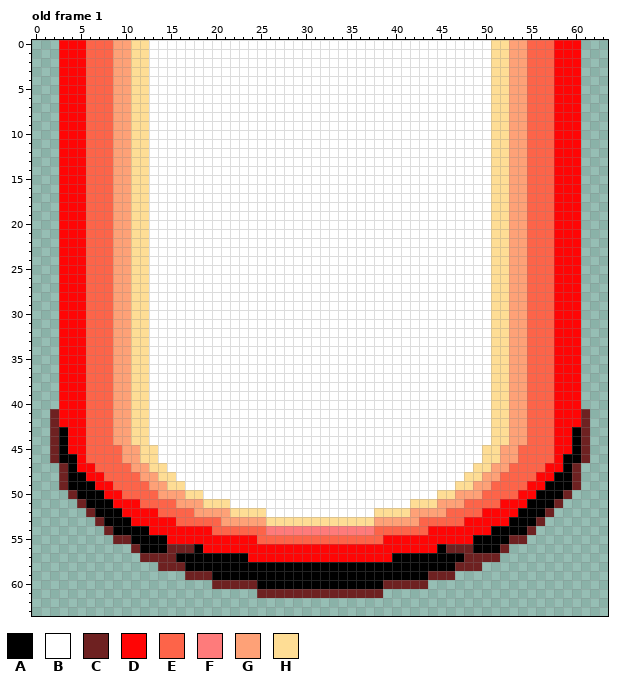
Pixel-art file -- build/html5/satanicCircle.ase. The picture above was drawn from the file before the commit.
64x64 pixels, 2 frames. Shown: old frame 1. The commit also changed other frames, which this record leaves out.
Visible layers, top first: "beam", "Layer 2", "satanicCircle".
Palette (. is transparent): A #000000  B #ffffff  C #6e2121  D #ff0505  E #fd6449  F #fe7b7b  G #fea177  H #fedd95
Pixels before, old frame 1 (only the part around the change), first column x 0:
 0 ...DDDEEEGGHHBBBBBBBBBBBBBBBBBBBBBBBBBBBBBBBBBBBBBBHHGGEEEDDD...
 1 ...DDDEEEGGHHBBBBBBBBBBBBBBBBBBBBBBBBBBBBBBBBBBBBBBHHGGEEEDDD...
 2 ...DDDEEEGGHHBBBBBBBBBBBBBBBBBBBBBBBBBBBBBBBBBBBBBBHHGGEEEDDD...
 3 ...DDDEEEGGHHBBBBBBBBBBBBBBBBBBBBBBBBBBBBBBBBBBBBBBHHGGEEEDDD...
 4 ...DDDEEEGGHHBBBBBBBBBBBBBBBBBBBBBBBBBBBBBBBBBBBBBBHHGGEEEDDD...
 5 ...DDDEEEGGHHBBBBBBBBBBBBBBBBBBBBBBBBBBBBBBBBBBBBBBHHGGEEEDDD...
 6 ...DDDEEEGGHHBBBBBBBBBBBBBBBBBBBBBBBBBBBBBBBBBBBBBBHHGGEEEDDD...
 7 ...DDDEEEGGHHBBBBBBBBBBBBBBBBBBBBBBBBBBBBBBBBBBBBBBHHGGEEEDDD...
 8 ...DDDEEEGGHHBBBBBBBBBBBBBBBBBBBBBBBBBBBBBBBBBBBBBBHHGGEEEDDD...
 9 ...DDDEEEGGHHBBBBBBBBBBBBBBBBBBBBBBBBBBBBBBBBBBBBBBHHGGEEEDDD...
10 ...DDDEEEGGHHBBBBBBBBBBBBBBBBBBBBBBBBBBBBBBBBBBBBBBHHGGEEEDDD...
11 ...DDDEEEGGHHBBBBBBBBBBBBBBBBBBBBBBBBBBBBBBBBBBBBBBHHGGEEEDDD...
12 ...DDDEEEGGHHBBBBBBBBBBBBBBBBBBBBBBBBBBBBBBBBBBBBBBHHGGEEEDDD...
13 ...DDDEEEGGHHBBBBBBBBBBBBBBBBBBBBBBBBBBBBBBBBBBBBBBHHGGEEEDDD...
14 ...DDDEEEGGHHBBBBBBBBBBBBBBBBBBBBBBBBBBBBBBBBBBBBBBHHGGEEEDDD...
15 ...DDDEEEGGHHBBBBBBBBBBBBBBBBBBBBBBBBBBBBBBBBBBBBBBHHGGEEEDDD...
16 ...DDDEEEGGHHBBBBBBBBBBBBBBBBBBBBBBBBBBBBBBBBBBBBBBHHGGEEEDDD...
17 ...DDDEEEGGHHBBBBBBBBBBBBBBBBBBBBBBBBBBBBBBBBBBBBBBHHGGEEEDDD...
18 ...DDDEEEGGHHBBBBBBBBBBBBBBBBBBBBBBBBBBBBBBBBBBBBBBHHGGEEEDDD...
19 ...DDDEEEGGHHBBBBBBBBBBBBBBBBBBBBBBBBBBBBBBBBBBBBBBHHGGEEEDDD...
20 ...DDDEEEGGHHBBBBBBBBBBBBBBBBBBBBBBBBBBBBBBBBBBBBBBHHGGEEEDDD...
21 ...DDDEEEGGHHBBBBBBBBBBBBBBBBBBBBBBBBBBBBBBBBBBBBBBHHGGEEEDDD...
22 ...DDDEEEGGHHBBBBBBBBBBBBBBBBBBBBBBBBBBBBBBBBBBBBBBHHGGEEEDDD...
23 ...DDDEEEGGHHBBBBBBBBBBBBBBBBBBBBBBBBBBBBBBBBBBBBBBHHGGEEEDDD...
24 ...DDDEEEGGHHBBBBBBBBBBBBBBBBBBBBBBBBBBBBBBBBBBBBBBHHGGEEEDDD...
25 ...DDDEEEGGHHBBBBBBBBBBBBBBBBBBBBBBBBBBBBBBBBBBBBBBHHGGEEEDDD...
26 ...DDDEEEGGHHBBBBBBBBBBBBBBBBBBBBBBBBBBBBBBBBBBBBBBHHGGEEEDDD...
27 ...DDDEEEGGHHBBBBBBBBBBBBBBBBBBBBBBBBBBBBBBBBBBBBBBHHGGEEEDDD...
28 ...DDDEEEGGHHBBBBBBBBBBBBBBBBBBBBBBBBBBBBBBBBBBBBBBHHGGEEEDDD...
29 ...DDDEEEGGHHBBBBBBBBBBBBBBBBBBBBBBBBBBBBBBBBBBBBBBHHGGEEEDDD...
30 ...DDDEEEGGHHBBBBBBBBBBBBBBBBBBBBBBBBBBBBBBBBBBBBBBHHGGEEEDDD...
31 ...DDDEEEGGHHBBBBBBBBBBBBBBBBBBBBBBBBBBBBBBBBBBBBBBHHGGEEEDDD...
32 ...DDDEEEGGHHBBBBBBBBBBBBBBBBBBBBBBBBBBBBBBBBBBBBBBHHGGEEEDDD...
33 ...DDDEEEGGHHBBBBBBBBBBBBBBBBBBBBBBBBBBBBBBBBBBBBBBHHGGEEEDDD...
34 ...DDDEEEGGHHBBBBBBBBBBBBBBBBBBBBBBBBBBBBBBBBBBBBBBHHGGEEEDDD...
35 ...DDDEEEGGHHBBBBBBBBBBBBBBBBBBBBBBBBBBBBBBBBBBBBBBHHGGEEEDDD...
36 ...DDDEEEGGHHBBBBBBBBBBBBBBBBBBBBBBBBBBBBBBBBBBBBBBHHGGEEEDDD...
37 ...DDDEEEGGHHBBBBBBBBBBBBBBBBBBBBBBBBBBBBBBBBBBBBBBHHGGEEEDDD...
38 ...DDDEEEGGHHBBBBBBBBBBBBBBBBBBBBBBBBBBBBBBBBBBBBBBHHGGEEEDDD...
39 ...DDDEEEGGHHBBBBBBBBBBBBBBBBBBBBBBBBBBBBBBBBBBBBBBHHGGEEEDDD...
40 ...DDDEEEGGHHBBBBBBBBBBBBBBBBBBBBBBBBBBBBBBBBBBBBBBHHGGEEEDDD...
41 ..CDDDEEEGGHHBBBBBBBBBBBBBBBBBBBBBBBBBBBBBBBBBBBBBBHHGGEEEDDDC..
42 ..CDDDEEEGGHHBBBBBBBBBBBBBBBBBBBBBBBBBBBBBBBBBBBBBBHHGGEEEDDDC..
43 ..CADDEEEGGHHBBBBBBBBBBBBBBBBBBBBBBBBBBBBBBBBBBBBBBHHGGEEEDDAC..
44 ..CADDEEEGGHHBBBBBBBBBBBBBBBBBBBBBBBBBBBBBBBBBBBBBBHHGGEEEDDAC..
45 ..CADDEEEEGGHHBBBBBBBBBBBBBBBBBBBBBBBBBBBBBBBBBBBBHHGGEEEEDDAC..
46 ..CAADEEEEGGHHBBBBBBBBBBBBBBBBBBBBBBBBBBBBBBBBBBBBHHGGEEEEDAAC..
47 ...CADDEEEEGGHHBBBBBBBBBBBBBBBBBBBBBBBBBBBBBBBBBBHHGGEEEEDDAC...
48 ...CAADDEEEEGGHHBBBBBBBBBBBBBBBBBBBBBBBBBBBBBBBBHHGGEEEEDDAAC...
49 ...CAAADDEEEEGGHHBBBBBBBBBBBBBBBBBBBBBBBBBBBBBBHHGGEEEEDDAAAC...
50 ....CAAADDEEEEGGGHHBBBBBBBBBBBBBBBBBBBBBBBBBBHHGGGEEEEDDAAAC....
51 .....CAAADDDEEEEGGGHHHBBBBBBBBBBBBBBBBBBBBHHHGGGEEEEDDDAAAC.....
52 ......CAAADDDDEEEEGGGGHHHHBBBBBBBBBBBBHHHHGGGGEEEEDDDDAAAC......
53 .......CAAADDDDDEEEEEGGGGGHHHHHHHHHHHHGGGGGEEEEEDDDDDAAAC.......
54 ........CAAAADDDDDDDEEEEEEFFFFFFFFFFFFEEEEEEDDDDDDDAAAAC........
55 .........CCAAAADDDDDDDDDDEEEEEEEEEEEEEEDDDDDDDDDDAAAACC.........
56 ...........CAAACCCADDDDDDDDDDDDDDDDDDDDDDDDDDACCCAAAC...........
57 ............CCCCAAAAAAAADDDDDDDDDDDDDDDDAAAAAAAACCCC............
58 ..............CCCAAAAAAAAAAAAAAAAAAAAAAAAAAAAAACCC..............
59 .................CCCAAAAAAAAAAAAAAAAAAAAAAAACCC.................
60 ....................CCCCCAAAAAAAAAAAAAACCCCC....................
61 .........................CCCCCCCCCCCCCC.........................
62 ................................................................
63 ................................................................
And afterwards:
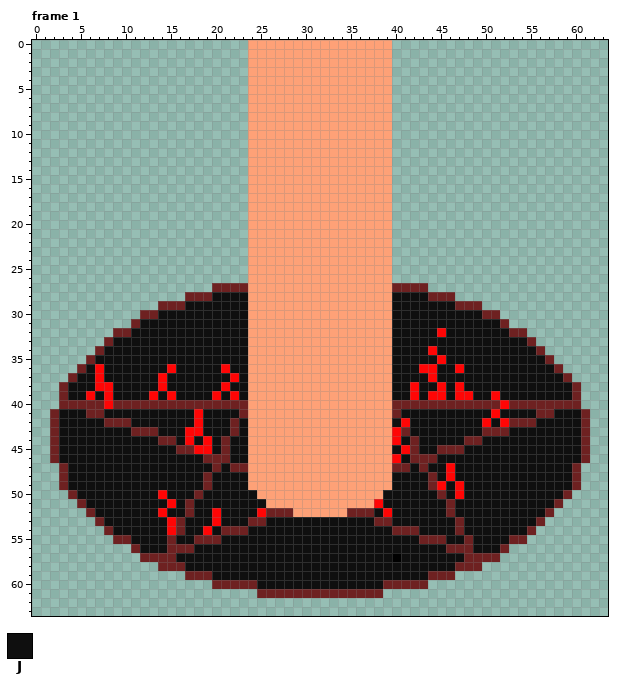
Colours new in this view: J #0f0f0f
A new or re-ordered frame is compared with the old frame closest to it.
Changes in this commit:
frames 2 -> 4
Changed rows in their new state; - is an unchanged pixel.
Frame 1 is new; against old frame 1, layers "beam", "satanicCircle":
first column x 3:
 0 .....................GGGGGGGGGGGGGGGG.....................
 1 .....................GGGGGGGGGGGGGGGG.....................
 2 .....................GGGGGGGGGGGGGGGG.....................
 3 .....................GGGGGGGGGGGGGGGG.....................
 4 .....................GGGGGGGGGGGGGGGG.....................
 5 .....................GGGGGGGGGGGGGGGG.....................
 6 .....................GGGGGGGGGGGGGGGG.....................
 7 .....................GGGGGGGGGGGGGGGG.....................
 8 .....................GGGGGGGGGGGGGGGG.....................
 9 .....................GGGGGGGGGGGGGGGG.....................
10 .....................GGGGGGGGGGGGGGGG.....................
11 .....................GGGGGGGGGGGGGGGG.....................
12 .....................GGGGGGGGGGGGGGGG.....................
13 .....................GGGGGGGGGGGGGGGG.....................
14 .....................GGGGGGGGGGGGGGGG.....................
15 .....................GGGGGGGGGGGGGGGG.....................
16 .....................GGGGGGGGGGGGGGGG.....................
17 .....................GGGGGGGGGGGGGGGG.....................
18 .....................GGGGGGGGGGGGGGGG.....................
19 .....................GGGGGGGGGGGGGGGG.....................
20 .....................GGGGGGGGGGGGGGGG.....................
21 .....................GGGGGGGGGGGGGGGG.....................
22 .....................GGGGGGGGGGGGGGGG.....................
23 .....................GGGGGGGGGGGGGGGG.....................
24 .....................GGGGGGGGGGGGGGGG.....................
25 .....................GGGGGGGGGGGGGGGG.....................
26 .....................GGGGGGGGGGGGGGGG.....................
27 .................CCCCGGGGGGGGGGGGGGGGCCCC.................
28 ..............CCCJJJJGGGGGGGGGGGGGGGGJJJJCCC..............
29 ...........CCCJJJJJJJGGGGGGGGGGGGGGGGJJJJJJJCCC...........
30 .........CCJJJJJJJJJJGGGGGGGGGGGGGGGGJJJJJJJJJJCC.........
31 ........CJJJJJJJJJJJJGGGGGGGGGGGGGGGGJJJJJJJJJJJJC........
32 ......CCJJJJJJJJJJJJJGGGGGGGGGGGGGGGGJJJJJDJJJJJJJCC......
33 .....CJJJJJJJJJJJJJJJGGGGGGGGGGGGGGGGJJJJJJJJJJJJJJJC.....
34 ....CJJJJJJJJJJJJJJJJGGGGGGGGGGGGGGGGJJJJDJJJJJJJJJJJC....
35 ...CJJJJJJJJJJJJJJJJJGGGGGGGGGGGGGGGGJJJJJDJJJJJJJJJJJC...
36 ..CJDJJJJJJJDJJJJJDJJGGGGGGGGGGGGGGGGJJJDDJJDJJJJJJJJJJC..
37 .CJJDJJJJJJDJJJJJJJDJGGGGGGGGGGGGGGGGJJJJDJJJJJJJJJJJJJJC.
38 CJJJDDJJJJJDJJJJJJDJJGGGGGGGGGGGGGGGGJJDJJDJDJJJJJJJJJJJJC
39 CJJDJDJJJJDJDJJJJDJDJGGGGGGGGGGGGGGGGJJDJDDJDDJJDJJJJJJJJC
40 CCCCCDCCCCCCCCCCCCCCCGGGGGGGGGGGGGGGGCCCCCCCCCCCCDCCCCCCCC
41 JJJCCJJJJJJJJJJDJJJJCGGGGGGGGGGGGGGGGCJJJJJJJJJJDJJJJCCJJJ
42 JJJJJCCCJJJJJJJDJJJCJGGGGGGGGGGGGGGGGJDJJJJJJJJDJDCCCJJJJJ
43 JJJJJJJJCCCJJJDDJJJCJGGGGGGGGGGGGGGGGDCJJJJJJJJCCCJJJJJJJJ
44 JJJJJJJJJJJCCJDJDJCJJGGGGGGGGGGGGGGGGDJCJJJJJCCJJJJJJJJJJJ
45 JJJJJJJJJJJJJCCDDJCJJGGGGGGGGGGGGGGGGJDCJJCCCJJJJJJJJJJJJJ
46 JJJJJJJJJJJJJJJJCCCJJGGGGGGGGGGGGGGGGDJCCCJJJJJJJJJJJJJJJJ
47 -JJJJJJJJJJJJJJJJCJCCGGGGGGGGGGGGGGGGCCJCJJDJJJJJJJJJJJJJ-
48 -JJJJJJJJJJJJJJJCJJJJGGGGGGGGGGGGGGGGJJJJCJDJJJJJJJJJJJJJ-
49 -JJJJJJJJJJJJJJJCJJJJGGGGGGGGGGGGGGGGJJJJCDJDJJJJJJJJJJJJ-
50 --JJJJJJJJJDJJJCJJJJJJGGGGGGGGGGGGGGJJJJJJCJDJJJJJJJJJJJ--
51 ---JJJJJJJJJDJCJJJJJJJJGGGGGGGGGGGGDJJJJJJJCJJJJJJJJJJJ---
52 ----JJJJJJJDJJCJJDJJJJDCCCGGGGGGCCCJDJJJJJJCJJJJJJJJJJ----
53 -----JJJJJJJ-CJJJDJJJCCJJJJJJJJJJJJCCJJJJJJJCJJJJJJJJ-----
54 ------JJJJJJ-CJJ-JCCCJJJJJJJJJJJJJJJJCCCJJJJCJJJJJJJ------
55 --------JJJJCJJCCCJJJJJJJJJJJJJJJJJJJJJJCCCJJCJJJJ--------
56 ---------JJJ---JJJJJJJJJJJJJJJJJJJJJJJJJJJJ---JJJ---------
57 -------------JJJJJJJJJJJJJJJJJJJJJJJJ-JJJJJJJ-------------
58 --------------JJJJJJJJJJJJJJJJJJJJJJJJJJJJJJ--------------
59 -----------------JJJJJJJJJJJJJJJJJJJJJJJJ-----------------
60 ----------------------JJJJJJJJJJJJJJ----------------------
Boxes around the changes in both pictures, in picture pixels (x1, y1, x2, y2):
changed: (59, 40, 581, 589)
